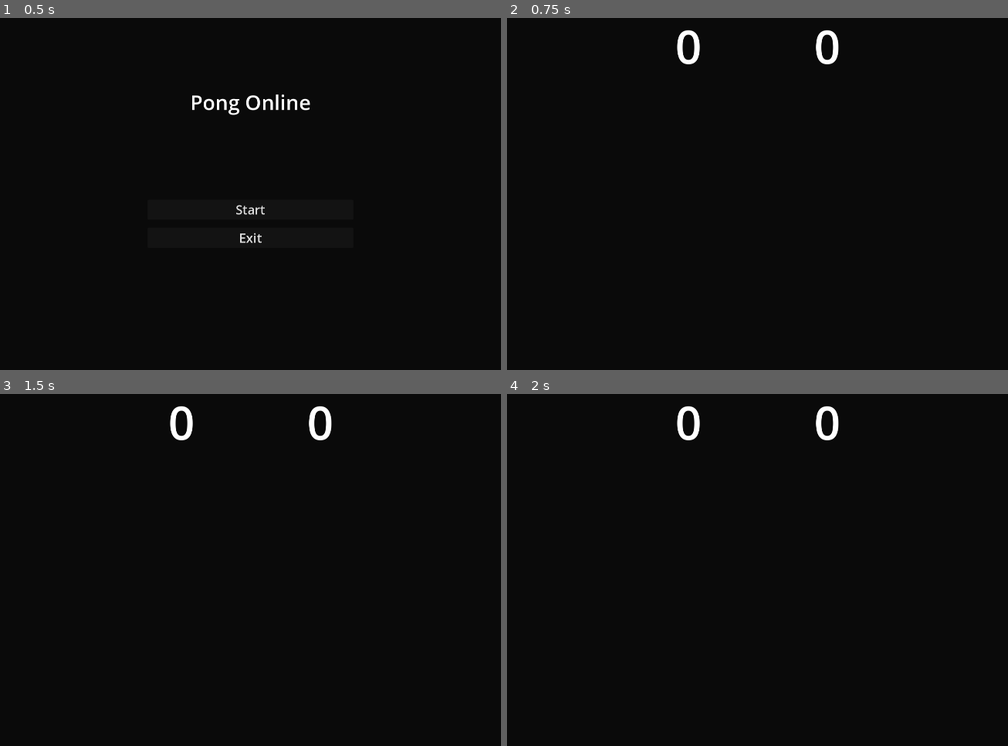
Above: before the commit, frames 1-4 (two rows, left to right).
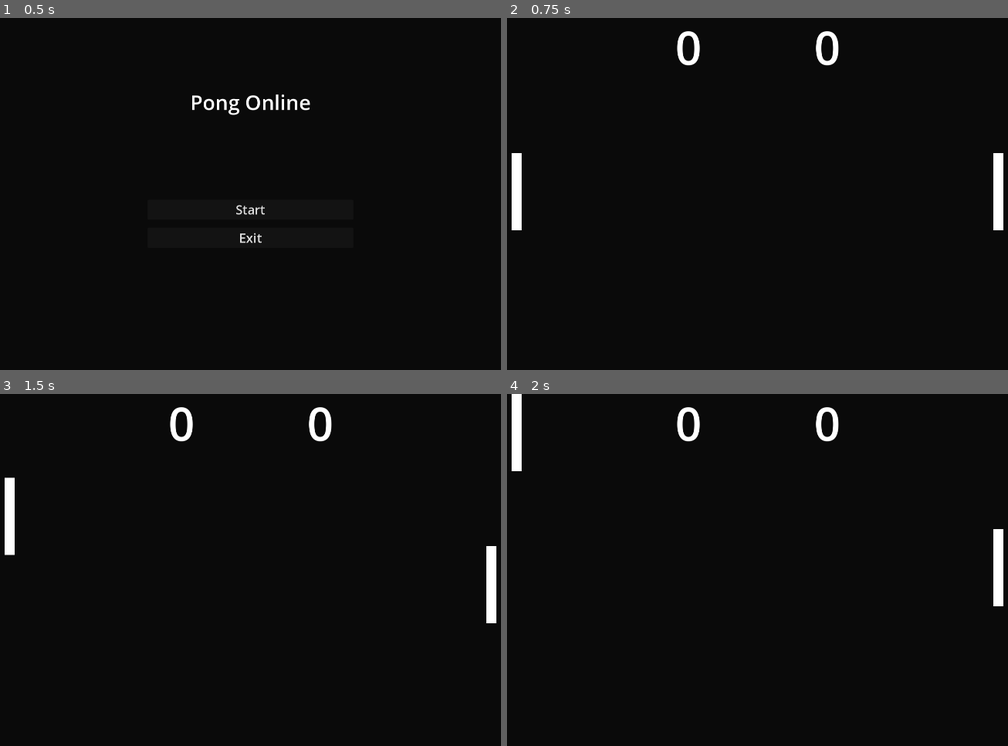
Above: after the commit, the same moments.

Repository: Sviat1001/PongOnline
Game: Godot game, scene res://menu.tscn
The game is run twice, just before and just after one commit, with the same random seed, the same clock (stepped at 60 frames per second) and the same inputs.
Inputs:
- Up to frame 1 (0.5 s): no input
- Up to frame 2 (0.75 s): click "Start" at 0.5 s
- Up to frame 3 (1.5 s): tap Enter at 1.25 s; hold W (move_up_p1, bound only after the commit) from 1.28 s (still down); tap Down (move_down_p2, bound only after the commit) at 1.35 s
- Up to frame 4 (2 s): keep holding W (move_up_p1, bound only after the commit); tap Up (move_up_p2, bound only after the commit) at 1.55 s

Frame 1 is identical in both runs. In frame 2, 1.0% of the frame differs, in the area x 0-100%, y 3-61%; in frame 3, 1.0%, in the area x 0-100%, y 3-66%; in frame 4, 1.0%.

Commit message:
Added Paddles
Paddles for both players were added, inputs and collision were implemented. Scoreboard was reanchored

Diff:
--- a/game.tscn
+++ b/game.tscn
@@ -1,11 +1,11 @@
-[gd_scene load_steps=5 format=3 uid="uid://c1ohwwaoriof5"]
+[gd_scene load_steps=9 format=3 uid="uid://c1ohwwaoriof5"]
 
-[sub_resource type="SegmentShape2D" id="SegmentShape2D_yth4k"]
-b = Vector2(1920, 0)
+[ext_resource type="Texture2D" uid="uid://c1htev0wpitr2" path="res://paddle.svg" id="1_1oc1r"]
+[ext_resource type="Script" path="res://paddle_left.gd" id="1_yi06h"]
+[ext_resource type="Script" path="res://paddle_right.gd" id="3_yj0hh"]
 
-[sub_resource type="SegmentShape2D" id="SegmentShape2D_x85t6"]
-a = Vector2(0, 1080)
-b = Vector2(1920, 1080)
+[sub_resource type="RectangleShape2D" id="RectangleShape2D_32kk5"]
+size = Vector2(21.3333, 133.333)
 
 [sub_resource type="Gradient" id="Gradient_op4ot"]
 offsets = PackedFloat32Array(0.902153, 0.998043)
@@ -16,47 +16,74 @@
 width = 1920
 height = 1080
 
+[sub_resource type="SegmentShape2D" id="SegmentShape2D_fjnlx"]
+b = Vector2(1920, 0)
+
+[sub_resource type="SegmentShape2D" id="SegmentShape2D_5kdyp"]
+a = Vector2(0, 1080)
+b = Vector2(1920, 1080)
+
 [node name="Game" type="Node2D"]
 
 [node name="Paddle1" type="CharacterBody2D" parent="."]
+position = Vector2(210, 540)
+scale = Vector2(1.5, 1.8)
 disable_mode = 1
+input_pickable = true
+script = ExtResource("1_yi06h")
+metadata/_edit_group_ = true
 
 [node name="Sprite2D" type="Sprite2D" parent="Paddle1"]
-position = Vector2(31.75, 19.75)
-scale = Vector2(64.5, 40.5)
+position = Vector2(-3.18885e-06, 8.70228e-06)
+scale = Vector2(2.66667, 1.96078)
+texture = ExtResource("1_1oc1r")
+metadata/_edit_group_ = true
 
 [node name="CollisionShape2D" type="CollisionShape2D" parent="Paddle1"]
+shape = SubResource("RectangleShape2D_32kk5")
+one_way_collision_margin = 0.0
+metadata/_edit_group_ = true
 
-[node name="Walls" type="Area2D" parent="."]
+[node name="Paddle2" type="CharacterBody2D" parent="."]
+position = Vector2(1710, 540)
+scale = Vector2(1.5, 1.8)
+disable_mode = 1
+input_pickable = true
+script = ExtResource("3_yj0hh")
+metadata/_edit_group_ = true
 
-[node name="Top" type="CollisionShape2D" parent="Walls"]
-shape = SubResource("SegmentShape2D_yth4k")
+[node name="Sprite2D" type="Sprite2D" parent="Paddle2"]
+position = Vector2(-3.18885e-06, 8.70228e-06)
+scale = Vector2(2.66667, 1.96078)
+texture = ExtResource("1_1oc1r")
+metadata/_edit_group_ = true
 
-[node name="Bottom" type="CollisionShape2D" parent="Walls"]
-shape = SubResource("SegmentShape2D_x85t6")
+[node name="CollisionShape2D" type="CollisionShape2D" parent="Paddle2"]
+shape = SubResource("RectangleShape2D_32kk5")
+one_way_collision_margin = 0.0
+metadata/_edit_group_ = true
 
 [node name="CanvasLayer" type="CanvasLayer" parent="."]
 layer = -1
 
 [node name="TextureRect" type="TextureRect" parent="CanvasLayer"]
-anchors_preset = -1
+anchors_preset = 15
 anchor_right = 1.0
 anchor_bottom = 1.0
 grow_horizontal = 2
 grow_vertical = 2
 texture = SubResource("GradientTexture2D_a3ybt")
 metadata/_edit_use_anchors_ = true
+metadata/_edit_lock_ = true
 
 [node name="ScoreLeft" type="Label" parent="CanvasLayer"]
 anchors_preset = -1
-anchor_left = 0.367
-anchor_top = -0.007
-anchor_right = 0.409
-anchor_bottom = 0.175
-offset_left = -0.640015
-offset_top = -0.44
-offset_right = 0.719971
-offset_bottom = -1.52588e-05
+anchor_right = 1.0
+anchor_bottom = 1.0
+offset_left = 704.0
+offset_top = -8.0
+offset_right = -1134.0
+offset_bottom = -891.0
 size_flags_horizontal = 4
 theme_override_font_sizes/font_size = 144
 text = "0"
@@ -64,23 +91,20 @@
 
 [node name="ScoreRight" type="Label" parent="CanvasLayer"]
 anchors_preset = -1
-anchor_left = 0.592
-anchor_top = -0.007
-anchor_right = 0.634
-anchor_bottom = 0.175
-offset_left = -0.640015
-offset_top = -0.44
-offset_right = 0.719971
-offset_bottom = -1.52588e-05
+anchor_right = 1.0
+anchor_bottom = 1.0
+offset_left = 1136.0
+offset_top = -8.0
+offset_right = -702.0
+offset_bottom = -891.0
 theme_override_font_sizes/font_size = 144
 text = "0"
 metadata/_edit_use_anchors_ = true
 
-[node name="Paddle2" type="CharacterBody2D" parent="."]
-disable_mode = 1
+[node name="Walls" type="StaticBody2D" parent="."]
 
-[node name="Sprite2D" type="Sprite2D" parent="Paddle2"]
-position = Vector2(31.75, 19.75)
-scale = Vector2(64.5, 40.5)
+[node name="Top" type="CollisionShape2D" parent="Walls"]
+shape = SubResource("SegmentShape2D_fjnlx")
 
-[node name="CollisionShape2D" type="CollisionShape2D" parent="Paddle2"]
+[node name="Bottom" type="CollisionShape2D" parent="Walls"]
+shape = SubResource("SegmentShape2D_5kdyp")
--- a/menu.gd
+++ b/menu.gd
@@ -3,7 +3,7 @@
 
 func _ready() -> void:
 	var window = get_window()
-	window.mode = Window.MODE_FULLSCREEN
+	window.mode = Window.MODE_WINDOWED
 	var screen = DisplayServer.screen_get_usable_rect()
 	window.position = DisplayServer.screen_get_position()
 	window.size = Vector2i(screen.size.x, screen.size.y)
--- /dev/null
+++ b/paddle.svg
@@ -0,0 +1,60 @@
+<?xml version="1.0" encoding="UTF-8" standalone="no"?>
+<!-- Created with Inkscape (http://www.inkscape.org/) -->
+
+<svg
+   width="1.999999mm"
+   height="18mm"
+   viewBox="0 0 1.999999 18"
+   version="1.1"
+   id="svg1"
+   inkscape:version="1.4 (e7c3feb, 2024-10-09)"
+   sodipodi:docname="paddle.svg"
+   xmlns:inkscape="http://www.inkscape.org/namespaces/inkscape"
+   xmlns:sodipodi="http://sodipodi.sourceforge.net/DTD/sodipodi-0.dtd"
+   xmlns="http://www.w3.org/2000/svg"
+   xmlns:svg="http://www.w3.org/2000/svg">
+  <sodipodi:namedview
+     id="namedview1"
+     pagecolor="#ffffff"
+     bordercolor="#000000"
+     borderopacity="0.25"
+     inkscape:showpageshadow="2"
+     inkscape:pageopacity="0.0"
+     inkscape:pagecheckerboard="0"
+     inkscape:deskcolor="#d1d1d1"
+     inkscape:document-units="mm"
+     inkscape:zoom="0.35355339"
+     inkscape:cx="84.852814"
+     inkscape:cy="601.04076"
+     inkscape:window-width="1920"
+     inkscape:window-height="1006"
+     inkscape:window-x="0"
+     inkscape:window-y="0"
+     inkscape:window-maximized="1"
+     inkscape:current-layer="layer1">
+    <inkscape:page
+       x="0"
+       y="0"
+       width="1.999999"
+       height="18"
+       id="page2"
+       margin="0"
+       bleed="0" />
+  </sodipodi:namedview>
+  <defs
+     id="defs1" />
+  <g
+     inkscape:label="Шар 1"
+     inkscape:groupmode="layer"
+     id="layer1"
+     transform="translate(-94.411471,-101.75004)">
+    <rect
+       style="fill:#ffffff;stroke-width:0.264583"
+       id="rect1"
+       width="18"
+       height="2"
+       x="101.75004"
+       y="-96.411469"
+       transform="rotate(90)" />
+  </g>
+</svg>
--- /dev/null
+++ b/paddle_left.gd
@@ -0,0 +1,8 @@
+extends CharacterBody2D
+
+
+const SPEED = 800.0
+var ai = true
+func _physics_process(_delta):
+	velocity.y = Input.get_axis("move_up_p1", "move_down_p1") * SPEED
+	move_and_slide()
--- /dev/null
+++ b/paddle_right.gd
@@ -0,0 +1,8 @@
+extends CharacterBody2D
+
+
+const SPEED = 800.0
+
+func _physics_process(_delta):
+	velocity.y = Input.get_axis("move_up_p2", "move_down_p2") * SPEED
+	move_and_slide()
--- a/project.godot
+++ b/project.godot
@@ -26,6 +26,29 @@
 
 project/assembly_name="PongOnline"
 
+[input]
+
+move_up_p1={
+"deadzone": 0.5,
+"events": [Object(InputEventKey,"resource_local_to_scene":false,"resource_name":"","device":0,"window_id":0,"alt_pressed":false,"shift_pressed":false,"ctrl_pressed":false,"meta_pressed":false,"pressed":false,"keycode":0,"physical_keycode":0,"key_label":87,"unicode":0,"location":0,"echo":false,"script":null)
+]
+}
+move_down_p1={
+"deadzone": 0.5,
+"events": [Object(InputEventKey,"resource_local_to_scene":false,"resource_name":"","device":0,"window_id":0,"alt_pressed":false,"shift_pressed":false,"ctrl_pressed":false,"meta_pressed":false,"pressed":false,"keycode":0,"physical_keycode":0,"key_label":83,"unicode":0,"location":0,"echo":false,"script":null)
+]
+}
+move_up_p2={
+"deadzone": 0.5,
+"events": [Object(InputEventKey,"resource_local_to_scene":false,"resource_name":"","device":0,"window_id":0,"alt_pressed":false,"shift_pressed":false,"ctrl_pressed":false,"meta_pressed":false,"pressed":false,"keycode":0,"physical_keycode":0,"key_label":4194320,"unicode":0,"location":0,"echo":false,"script":null)
+]
+}
+move_down_p2={
+"deadzone": 0.5,
+"events": [Object(InputEventKey,"resource_local_to_scene":false,"resource_name":"","device":0,"window_id":0,"alt_pressed":false,"shift_pressed":false,"ctrl_pressed":false,"meta_pressed":false,"pressed":false,"keycode":0,"physical_keycode":0,"key_label":4194322,"unicode":0,"location":0,"echo":false,"script":null)
+]
+}
+
 [rendering]
 
 renderer/rendering_method="mobile"
Not shown, added: paddle.svg.import
